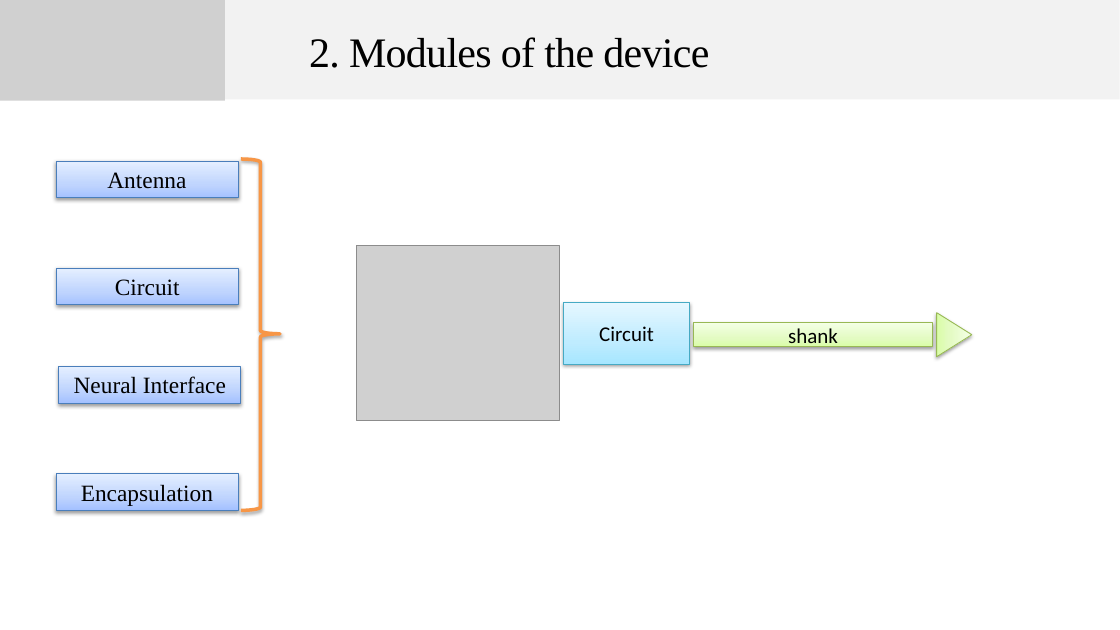
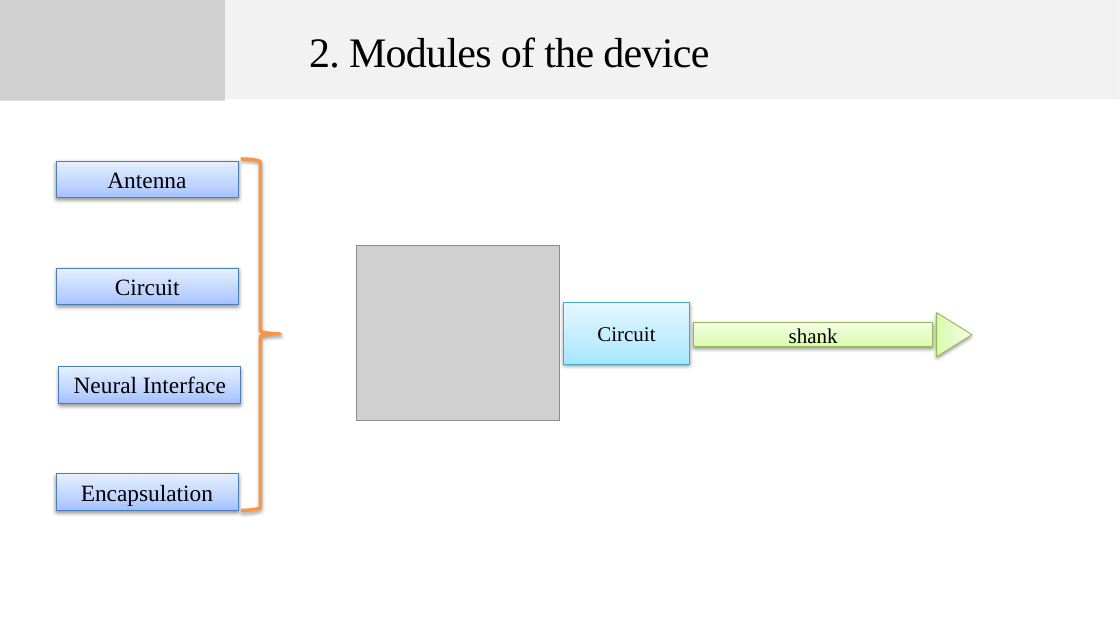
Before and after one commit to GGChe/Bioimplantable_Device, a slide deck: slide 2 of Individual_Contribution/GabrielGaleote/proofOfConcept/proofOfConcept.pptx. Drawn at 1120x630 pixels with LibreOffice and Linux fonts; fonts in the diff are those of the drawing; grey boxes stand for pictures. Boxes give left, top, right and bottom in pixels: in the first picture for what was removed or moved away, otherwise in the second. Text is boxed around its words. In the diff, an @@ line names an element or a change of style, - is before the commit and + after.

```diff
--- a/Individual_Contribution/GabrielGaleote/proofOfConcept/proofOfConcept.pptx
+++ b/Individual_Contribution/GabrielGaleote/proofOfConcept/proofOfConcept.pptx
@@ rectangle "Circuit" at (564, 302, 690, 364): font Calibri to Times New Roman @@
@@ rectangle "shank" at (694, 323, 933, 347): font Calibri to Times New Roman @@
```
Also in this commit, not shown: 2 other slides changed, 1 slide added.
